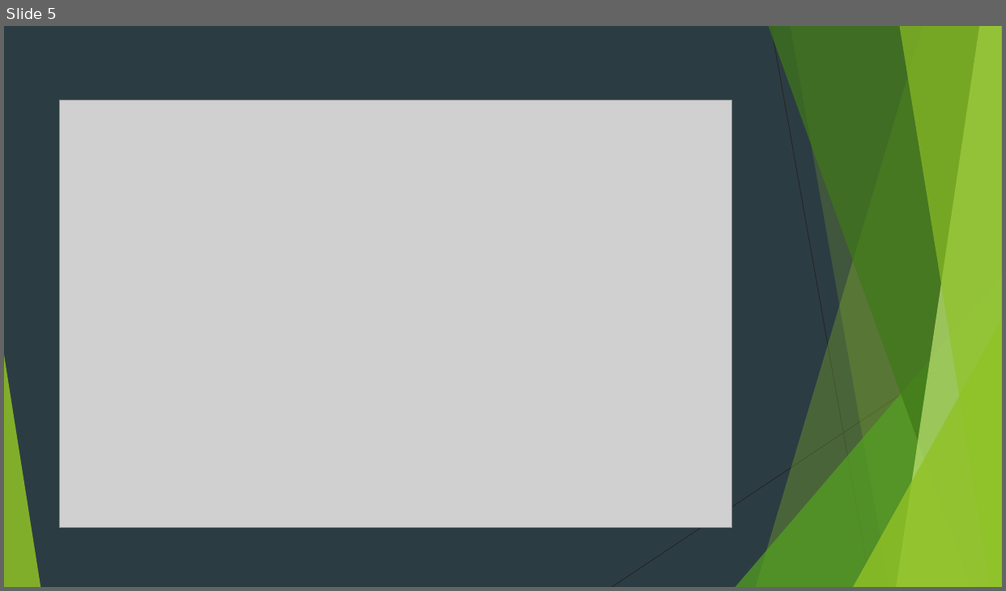
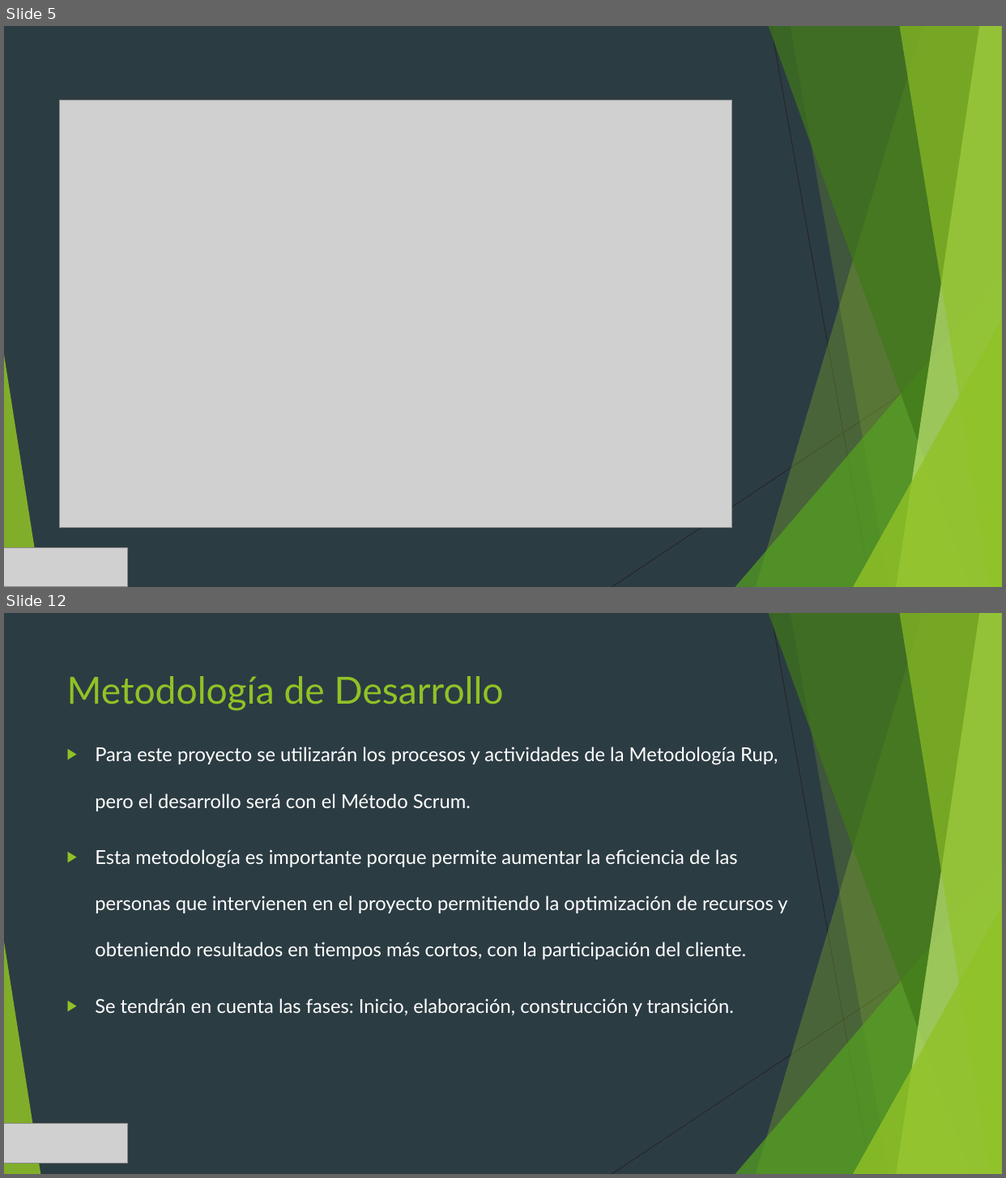
Before and after one commit to JefersonGuevara/Cru_Portal, a slide deck: Documentacion/SISTEMA DE INFORMACIÓN PARA LA GESTIÓN DE ADMISIONES.pptx. Shown one above the other, each under a label of ours: slide 5 before the commit, slides 5 and 12 after it; the slides between them are not shown. The pictures are 1006x591 and 1006x1178 pixels, drawn with LibreOffice and Linux fonts; fonts in the diff are those of the drawing; grey boxes stand for pictures. Boxes give left, top, right and bottom in pixels: in the first picture for what was removed or moved away, otherwise in the second. Text is boxed around its words. In the diff, an @@ line names an element or a change of style, - is before the commit and + after.

```diff
--- a/Documentacion/SISTEMA DE INFORMACIÓN PARA LA GESTIÓN DE ADMISIONES.pptx
+++ b/Documentacion/SISTEMA DE INFORMACIÓN PARA LA GESTIÓN DE ADMISIONES.pptx
@@ slide 12 added at <box>4,613,1002,1174</box>, background #2C3C43; not listed: 10 template elements that a slide beside it also shows @@
@@ title added at <box>67,676,504,711</box>, 36 pt, text #90C226 @@
+Metodología de Desarrollo
@@ text added at <box>95,747,787,1016</box>, 18.5 pt, text #FFFFFF @@
+▶ Para este proyecto se utilizarán los procesos y actividades de la Metodología Rup, pero el desarrollo será con el Método Scrum.
+▶ Esta metodología es importante porque permite aumentar la eficiencia de las personas que intervienen en el proyecto permitiendo la optimización de recursos y obteniendo resultados en tiempos más cortos, con la participación del cliente.
+▶ Se tendrán en cuenta las fases: Inicio, elaboración, construcción y transición.
@@ picture added at <box>4,1123,128,1163</box> @@
@@ slide 5 changed as well @@
@@ picture added at <box>4,548,128,587</box> @@
```
Also in this commit, not shown: 11 other slides changed, 18 other slides added, 8 slides removed, 7 other files.
